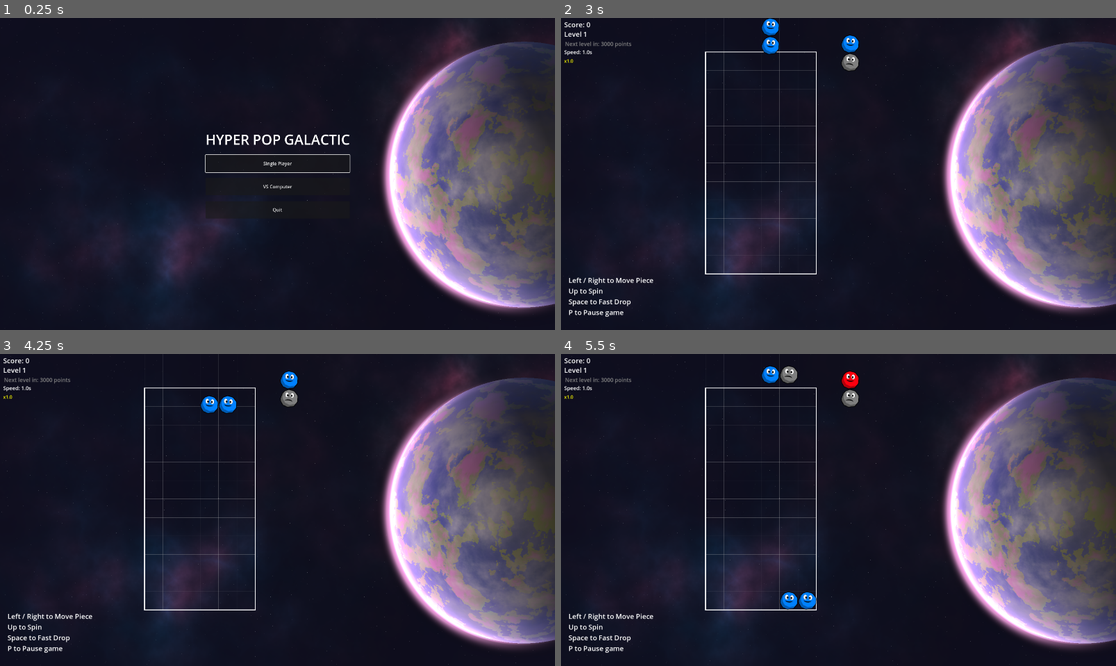
Above: before the commit, frames 1-4 (two rows, left to right).
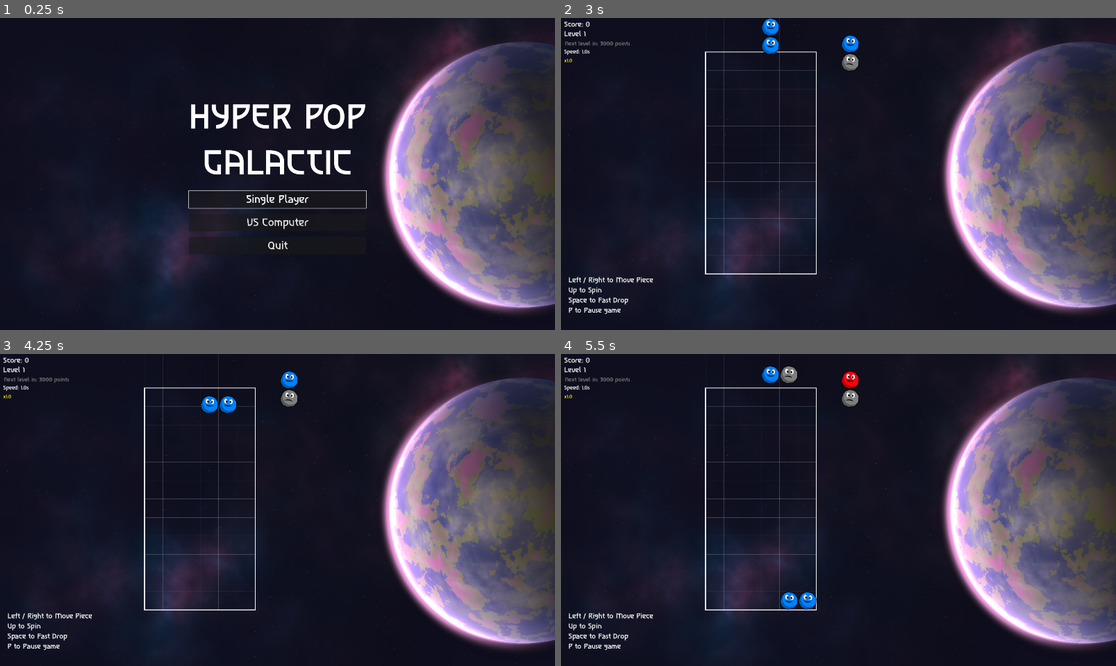
Above: after the commit, the same moments.

Repository: csmallfield/PuyoPuyo
Game: Godot game, scene res://scenes/MainMenu.tscn
The game is run twice, just before and just after one commit, with the same random seed, the same clock (stepped at 60 frames per second) and the same inputs. The engine's default icon, where the game draws it, is replaced by a stand-in: a white triangle on a blue panel in a dark square.
Inputs (mouse positions are in pixels of both pictures, inside the frame that each line leads up to):
- Up to frame 1 (0.25 s): no input
- Up to frame 2 (3 s): click "VS Computer" at 0.5 s; click "Single Player" at 1.25 s; click "Single Player" at 2 s; tap Enter at 2.75 s; move the mouse to (960, 158) at 2.77 s; hold Right (move_right) from 2.78 s (still down); hold Space (fast_drop) from 2.78 s (still down)
- Up to frame 3 (4.25 s): move the mouse to (166, 525) at 3.52 s; release Right (move_right) at 3.53 s; release Space (fast_drop) at 3.53 s; hold Down (move_down) from 3.53 s (still down); tap Up (rotate_piece) at 3.6 s
- Up to frame 4 (5.5 s): move the mouse to (894, 441) at 4.27 s; release Down (move_down) at 4.28 s; hold Space (fast_drop) 4.28-5.03 s; hold Right (move_right) from 4.28 s (still down); move the mouse to (810, 572) at 5.02 s; tap Up (rotate_piece) at 5.1 s

The runs differ from the first frame. In frame 1, 3.1% of the frame differs, in the area x 33-67%, y 27-75%; in frame 2, 0.8%; in frame 3, 0.8%; in frame 4, 0.8%.

Commit message:
lot's of UI improvements

Diff:
--- a/puyopuyo_prototype/project.godot
+++ b/puyopuyo_prototype/project.godot
@@ -24,6 +24,10 @@
 
 window/size/viewport_width=1920
 window/size/viewport_height=1080
+
+[gui]
+
+theme/custom="uid://c0yud6gxlrcsw"
 
 [input]
 
--- a/puyopuyo_prototype/scenes/Main.tscn
+++ b/puyopuyo_prototype/scenes/Main.tscn
@@ -347,6 +347,7 @@
 layout_mode = 2
 focus_neighbor_top = NodePath("../PauseMenuButton")
 focus_neighbor_bottom = NodePath("../ResumeButton")
+theme_override_font_sizes/font_size = 24
 text = "Change Bomb Type"
 
 [node name="ResumeButton" type="Button" parent="UI/PausePanel/VBoxContainer"]
@@ -354,6 +355,7 @@
 layout_mode = 2
 focus_neighbor_top = NodePath("../ChangeBombTypeButton")
 focus_neighbor_bottom = NodePath("../RestartButton")
+theme_override_font_sizes/font_size = 24
 text = "Resume Game"
 
 [node name="RestartButton" type="Button" parent="UI/PausePanel/VBoxContainer"]
@@ -361,6 +363,7 @@
 layout_mode = 2
 focus_neighbor_top = NodePath("../ResumeButton")
 focus_neighbor_bottom = NodePath("../PauseMenuButton")
+theme_override_font_sizes/font_size = 24
 text = "Restart Game"
 
 [node name="PauseMenuButton" type="Button" parent="UI/PausePanel/VBoxContainer"]
@@ -368,6 +371,7 @@
 layout_mode = 2
 focus_neighbor_top = NodePath("../RestartButton")
 focus_neighbor_bottom = NodePath("../ChangeBombTypeButton")
+theme_override_font_sizes/font_size = 24
 text = "Main Menu"
 
 [node name="Instructions" type="Label" parent="UI"]
--- a/puyopuyo_prototype/scenes/MainMenu.tscn
+++ b/puyopuyo_prototype/scenes/MainMenu.tscn
@@ -194,8 +194,9 @@
 
 [node name="TitleLabel" type="Label" parent="CenterContainer/VBoxContainer"]
 layout_mode = 2
-theme_override_font_sizes/font_size = 48
-text = "HYPER POP GALACTIC"
+theme_override_font_sizes/font_size = 120
+text = "HYPER POP
+GALACTIC"
 horizontal_alignment = 1
 
 [node name="SinglePlayerButton" type="Button" parent="CenterContainer/VBoxContainer"]
@@ -203,6 +204,7 @@
 layout_mode = 2
 focus_neighbor_top = NodePath("../QuitButton")
 focus_neighbor_bottom = NodePath("../VSAIButton")
+theme_override_font_sizes/font_size = 36
 text = "Single Player"
 
 [node name="VSAIButton" type="Button" parent="CenterContainer/VBoxContainer"]
@@ -210,6 +212,7 @@
 layout_mode = 2
 focus_neighbor_top = NodePath("../SinglePlayerButton")
 focus_neighbor_bottom = NodePath("../QuitButton")
+theme_override_font_sizes/font_size = 36
 text = "VS Computer
 "
 
@@ -218,6 +221,7 @@
 layout_mode = 2
 focus_neighbor_top = NodePath("../VSAIButton")
 focus_neighbor_bottom = NodePath("../SinglePlayerButton")
+theme_override_font_sizes/font_size = 36
 text = "Quit"
 
 [node name="DynamicBG" type="Node" parent="."]
--- a/puyopuyo_prototype/scenes/VSMode.tscn
+++ b/puyopuyo_prototype/scenes/VSMode.tscn
@@ -7,10 +7,10 @@
 [ext_resource type="Shader" uid="uid://cofhbcycs1t11" path="res://shaders/planetShader.gdshader" id="5_drw8g"]
 
 [sub_resource type="StyleBoxFlat" id="StyleBoxFlat_xtck3"]
-bg_color = Color(0.1812, 0.1812, 0.1812, 1)
+bg_color = Color(0.146015, 0.163751, 0.320833, 1)
 
 [sub_resource type="StyleBoxFlat" id="StyleBoxFlat_61vjl"]
-bg_color = Color(1, 0, 0, 1)
+bg_color = Color(0.834475, 0.214095, 0.795047, 1)
 
 [sub_resource type="ShaderMaterial" id="ShaderMaterial_07keg"]
 shader = ExtResource("3_5cjec")
@@ -272,7 +272,6 @@
 horizontal_alignment = 1
 
 [node name="ResultPanel" type="Panel" parent="."]
-visible = false
 layout_mode = 1
 anchors_preset = 8
 anchor_left = 0.5
@@ -315,6 +314,7 @@
 layout_mode = 2
 focus_neighbor_top = NodePath("../MenuButton")
 focus_neighbor_bottom = NodePath("../MenuButton")
+theme_override_font_sizes/font_size = 24
 text = "Restart"
 
 [node name="MenuButton" type="Button" parent="ResultPanel/VBoxContainer"]
@@ -322,9 +322,11 @@
 layout_mode = 2
 focus_neighbor_top = NodePath("../RestartButton")
 focus_neighbor_bottom = NodePath("../RestartButton")
+theme_override_font_sizes/font_size = 24
 text = "Main Menu"
 
 [node name="PausePanel" type="Panel" parent="."]
+visible = false
 layout_mode = 1
 anchors_preset = 8
 anchor_left = 0.5
@@ -334,7 +336,7 @@
 offset_left = -150.0
 offset_top = -200.0
 offset_right = 150.0
-offset_bottom = 200.0
+offset_bottom = 250.0
 grow_horizontal = 2
 grow_vertical = 2
 
@@ -348,7 +350,7 @@
 
 [node name="PauseTitle" type="Label" parent="PausePanel/VBoxContainer"]
 layout_mode = 2
-theme_override_font_sizes/font_size = 32
+theme_override_font_sizes/font_size = 36
 text = "PAUSED"
 horizontal_alignment = 1
 vertical_alignment = 1
@@ -359,7 +361,7 @@
 
 [node name="BombTypeLabel" type="Label" parent="PausePanel/VBoxContainer"]
 layout_mode = 2
-theme_override_font_sizes/font_size = 12
+theme_override_font_sizes/font_size = 18
 text = "Bomb Type : Color Bomb"
 horizontal_alignment = 1
 
@@ -368,11 +370,12 @@
 layout_mode = 2
 focus_neighbor_top = NodePath("../PauseMenuButton")
 focus_neighbor_bottom = NodePath("../ChangeDifficultyButton")
+theme_override_font_sizes/font_size = 24
 text = "Change Bomb Type"
 
 [node name="DifficultyLabel" type="Label" parent="PausePanel/VBoxContainer"]
 layout_mode = 2
-theme_override_font_sizes/font_size = 12
+theme_override_font_sizes/font_size = 18
 text = "AI: Level 1"
 horizontal_alignment = 1
 
@@ -381,6 +384,7 @@
 layout_mode = 2
 focus_neighbor_top = NodePath("../ChangeBombTypeButton")
 focus_neighbor_bottom = NodePath("../ResumeButton")
+theme_override_font_sizes/font_size = 24
 text = "Change Difficulty"
 
 [node name="ResumeButton" type="Button" parent="PausePanel/VBoxContainer"]
@@ -388,6 +392,7 @@
 layout_mode = 2
 focus_neighbor_top = NodePath("../ChangeDifficultyButton")
 focus_neighbor_bottom = NodePath("../RestartButton")
+theme_override_font_sizes/font_size = 24
 text = "Resume Game"
 
 [node name="RestartButton" type="Button" parent="PausePanel/VBoxContainer"]
@@ -395,6 +400,7 @@
 layout_mode = 2
 focus_neighbor_top = NodePath("../ResumeButton")
 focus_neighbor_bottom = NodePath("../PauseMenuButton")
+theme_override_font_sizes/font_size = 24
 text = "Restart Game"
 
 [node name="PauseMenuButton" type="Button" parent="PausePanel/VBoxContainer"]
@@ -402,6 +408,7 @@
 layout_mode = 2
 focus_neighbor_top = NodePath("../RestartButton")
 focus_neighbor_bottom = NodePath("../ChangeBombTypeButton")
+theme_override_font_sizes/font_size = 24
 text = "Main Menu"
 
 [node name="MusicPlayer" type="AudioStreamPlayer2D" parent="."]
--- a/puyopuyo_prototype/scripts/EventNotification.gd
+++ b/puyopuyo_prototype/scripts/EventNotification.gd
@@ -125,9 +125,9 @@
 		NotificationType.ALL_CLEAR:
 			notification_label.add_theme_color_override("font_color", Color.CYAN)
 		NotificationType.GARBAGE_WARNING:
-			notification_label.add_theme_color_override("font_color", Color.RED)
+			notification_label.add_theme_color_override("font_color", Color.MEDIUM_PURPLE)
 		NotificationType.DANGER:
-			notification_label.add_theme_color_override("font_color", Color.DARK_RED)
+			notification_label.add_theme_color_override("font_color", Color.WEB_PURPLE)
 
 	# Animate - FASTER
 	current_tween = create_tween()
--- /dev/null
+++ b/puyopuyo_prototype/themes/default_theme.tres
@@ -0,0 +1,6 @@
+[gd_resource type="Theme" load_steps=2 format=3 uid="uid://c0yud6gxlrcsw"]
+
+[ext_resource type="FontFile" uid="uid://cb5yj0wongru8" path="res://assets/fonts/Asimovian-Regular.ttf" id="1_mlkpy"]
+
+[resource]
+default_font = ExtResource("1_mlkpy")
Binary file added: puyopuyo_prototype/assets/fonts/Asimovian-Regular.ttf
Not shown, added: puyopuyo_prototype/assets/fonts/Asimovian-Regular.ttf.import
Binary file added: puyopuyo_prototype/assets/fonts/BubblegumSans-Regular.ttf
Not shown, added: puyopuyo_prototype/assets/fonts/BubblegumSans-Regular.ttf.import
Binary file added: puyopuyo_prototype/assets/fonts/BungeeHairline-Regular.ttf
Not shown, added: puyopuyo_prototype/assets/fonts/BungeeHairline-Regular.ttf.import
Binary file added: puyopuyo_prototype/assets/fonts/Chango-Regular.ttf
Not shown, added: puyopuyo_prototype/assets/fonts/Chango-Regular.ttf.import
Binary file added: puyopuyo_prototype/assets/fonts/ChelaOne-Regular.ttf
Not shown, added: puyopuyo_prototype/assets/fonts/ChelaOne-Regular.ttf.import
Binary file added: puyopuyo_prototype/assets/fonts/Coiny-Regular.ttf
Not shown, added: puyopuyo_prototype/assets/fonts/Coiny-Regular.ttf.import
(and 4 more such lines)
